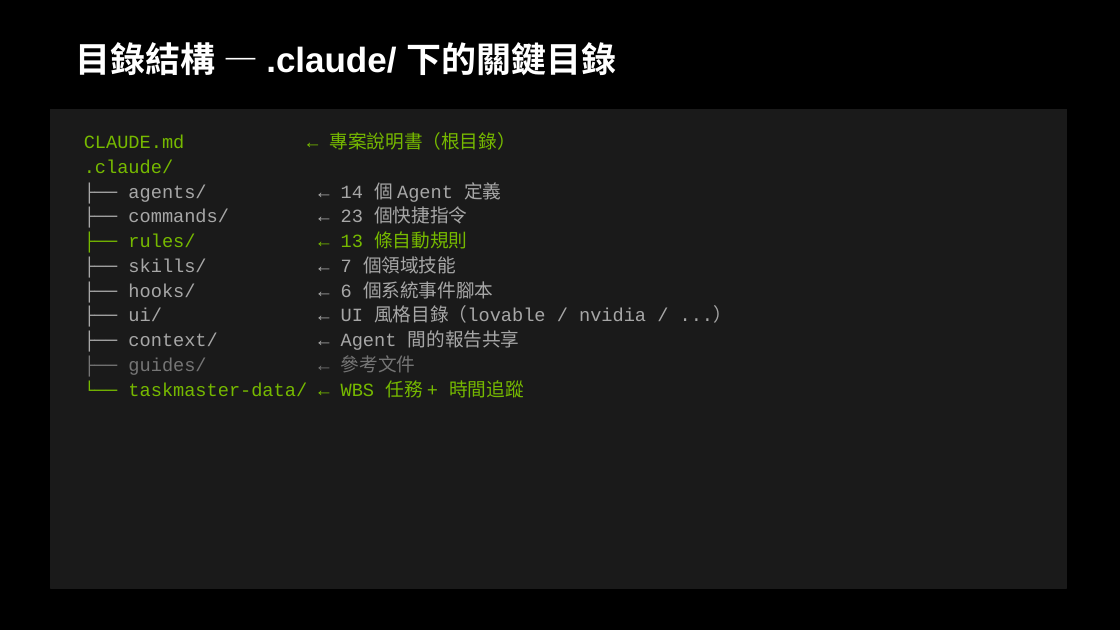
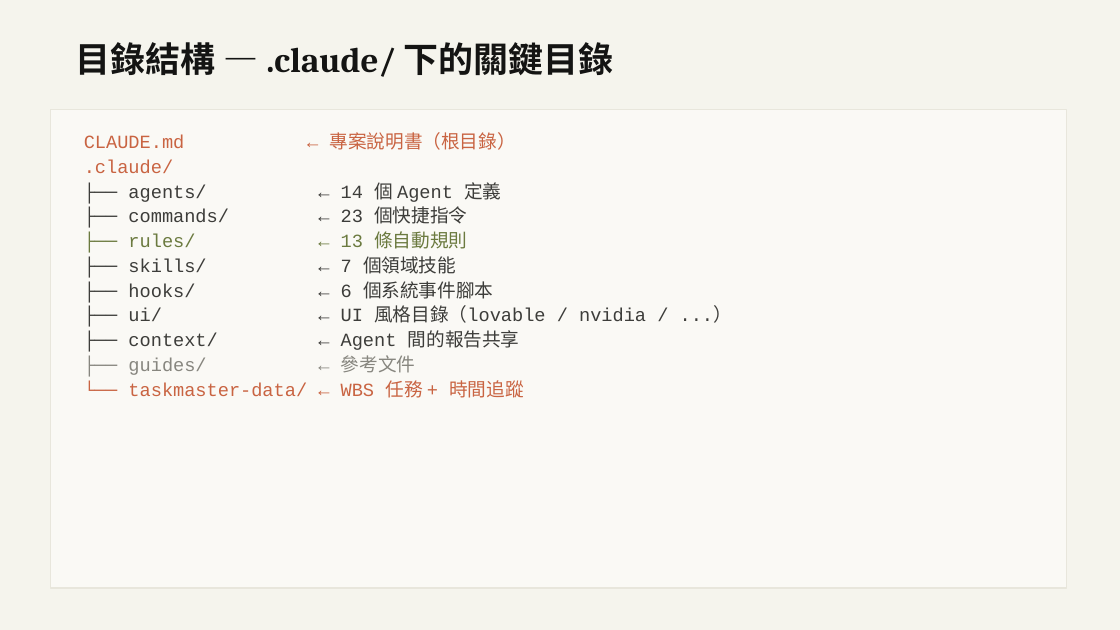
Before and after one commit to bheadwei/claude-GUNDAM-zh-tw, a slide deck: slide 15 of workshop/docs/slides/VibeCoding_Workshop.pptx. Drawn at 1120x630 pixels with LibreOffice and Linux fonts; fonts in the diff are those of the drawing. Boxes give left, top, right and bottom in pixels: in the first picture for what was removed or moved away, otherwise in the second. Text is boxed around its words. In the diff, an @@ line names an element or a change of style, - is before the commit and + after.

Commit message:
style(workshop): PPTX 切換為 Claude (Anthropic) 設計風格
- 背景：True Black → Parchment #f5f4ed（羊皮紙暖調）
- 程式碼框底：Near Black → Ivory #faf9f5
- 程式碼框邊：BG_CODE 同色 → Warm Sand #e8e6dc（清晰邊界）
- 主強調：NVIDIA Green → Terracotta #c96442（赤陶品牌色）
- 主文字：Pure White → Anthropic Near Black #141413（暖夜黑）
- 輔助文字：Gray 300/400/500 → Dark Warm / Olive Gray / Stone Gray（暖中性）
- 警告：Yellow 300 → Coral #d97757（赤陶變體）
- 錯誤：Red 500 → Error Crimson #b53333（暖紅）
- 標題字體：Arial → Georgia（仿 Anthropic Serif 書本感）

來源：.claude/ui/claude/DESIGN.md

```diff
--- a/workshop/docs/slides/VibeCoding_Workshop.pptx
+++ b/workshop/docs/slides/VibeCoding_Workshop.pptx
@@ background #000000 to #F5F4ED @@
@@ text "目錄結構 — .claude/ 下的關鍵目錄" at [75, 42, 614, 77]: font Arial to Cambria, text colour #FFFFFF to #141413 @@
@@ rectangle at [50, 109, 1067, 588]: fill #1A1A1A to #FAF9F5; outline #1A1A1A 1 pt to #E8E6DC 1 pt @@
@@ text "CLAUDE.md ← 專案說明書（根目錄）" at [84, 132, 646, 398]: text colour #76B900 to #C96442 in "CLAUDE.md ← 專案說明書（根目錄）", ".claude/", "└── taskmaster-data/ ← WBS 任務 + 時間追蹤"; text colour #A7A7A7 to #3D3D3A in "├── agents/ ← 14 個 Agent 定義", "├── commands/ ← 23 個快捷指令", "├── skills/ ← 7 個領域技能", "├── hooks/ ← 6 個系統事件腳本" and 2 more places; text colour #76B900 to #6B7A3F in "├── rules/ ← 13 條自動規則"; text colour #757575 to #87867F in "├── guides/ ← 參考文件" @@
```
Also in this commit, not shown: 45 other slides changed, 1 other file.
